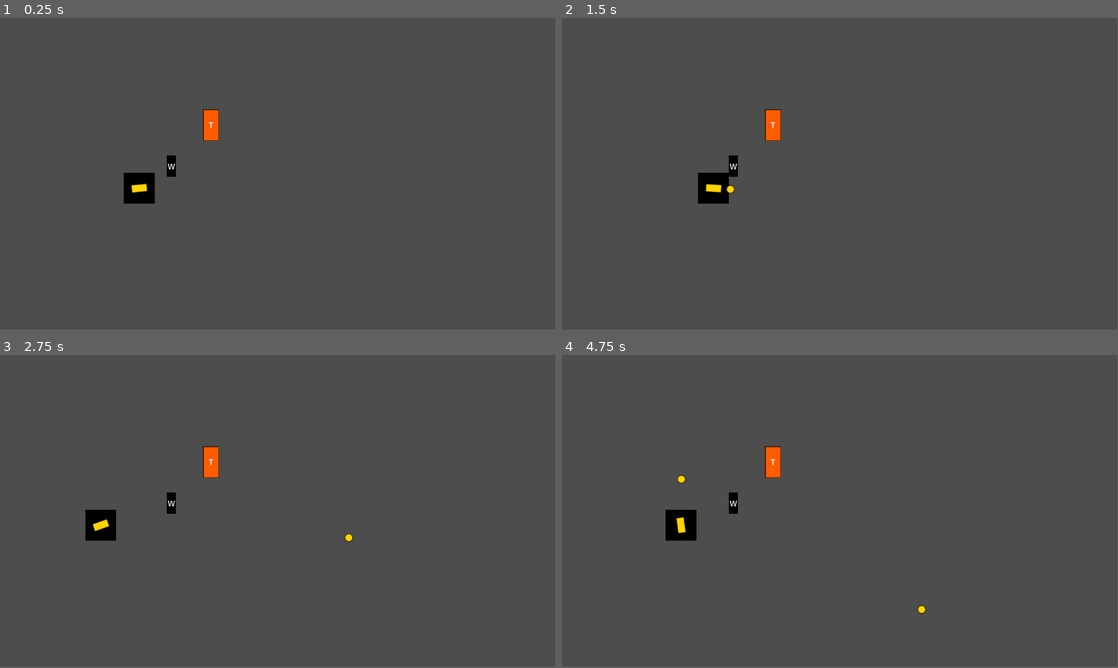
Above: before the commit, frames 1-4 (two rows, left to right).
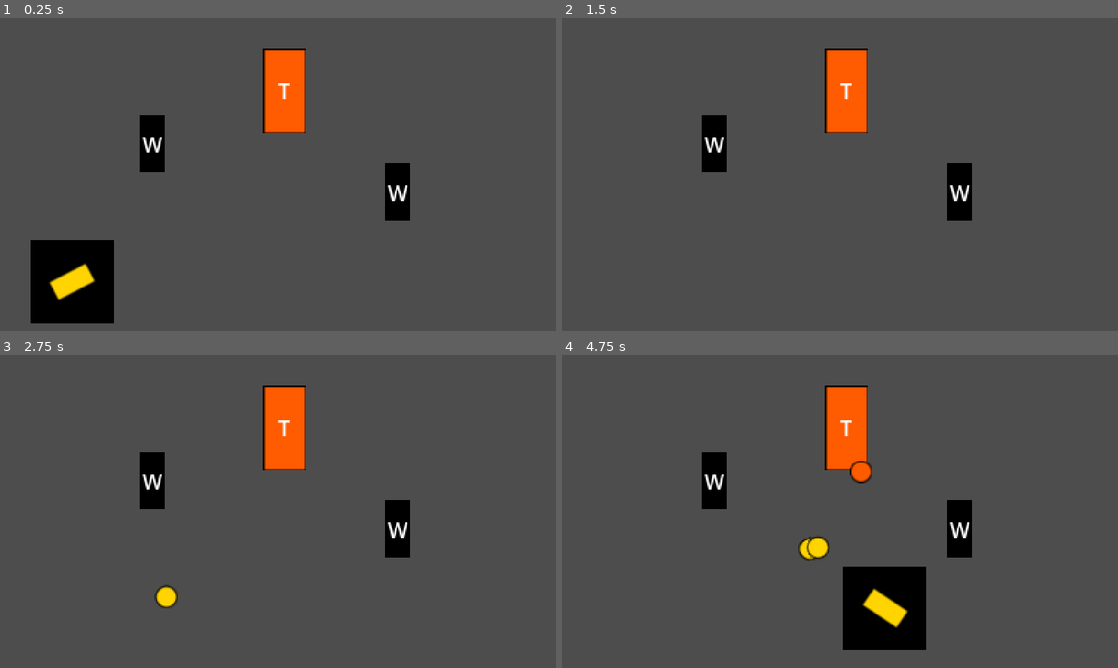
Above: after the commit, the same moments.

Repository: itsjoacor/entregas-ipv-rodriguez-joaquin
Game: Godot game, scene res://Main.tscn
Same seed, same stepped clock (60 frames per second), same inputs: the game is played once before the commit and once after it.
Inputs (mouse positions are in pixels of both pictures, inside the frame that each line leads up to):
- Up to frame 1 (0.25 s): no input
- Up to frame 2 (1.5 s): tap Enter (ui_accept) at 0.5, 0.6, 0.77, 1.07 s; move the mouse to (962, 158) at 0.52 s; hold Right (ui_right) from 0.53 s (still down); move the mouse to (728, 190) at 1.27 s; click (728, 190) at 1.35 s
- Up to frame 3 (2.75 s): tap Enter (ui_accept) at 1.52, 1.55, 1.82, 2.1 s; move the mouse to (333, 442) at 2.02 s; release Right (ui_right) at 2.03 s; hold Left (ui_left) from 2.03 s (still down)
- Up to frame 4 (4.75 s): move the mouse to (812, 574) at 2.77 s; release Left (ui_left) at 2.78 s; hold Right (ui_right) 2.78-4.28 s; click (812, 574) at 2.85 s; tap Enter (ui_accept) at 3.02, 3.05, 3.32, 3.6, 3.77, 4.07, 4.52, 4.55 s; move the mouse to (1006, 558) at 3.52 s; move the mouse to (673, 464) at 4.27 s; hold Left (ui_left) from 4.28 s (still down); click (673, 464) at 4.35 s
In our replay, the window is 799x449 before the commit and 800x451 after it. These sizes can differ from the game's own. Grey fills any space a smaller window leaves; there, only what the larger window draws over its background counts as a difference.

The runs differ from the first frame. In frame 1, 8.7% of the frame differs, in the area x 5-74%, y 9-98%; in frame 2, 4.7%; in frame 3, 4.9%; in frame 4, 9.2%, in the area x 18-74%, y 9-95%.

Commit message:
wip: jump n gravity

Diff:
--- a/entrega-3-rodriguez-joaquin/fullblackboxv3/Main.tscn
+++ b/entrega-3-rodriguez-joaquin/fullblackboxv3/Main.tscn
@@ -1,16 +1,28 @@
-[gd_scene load_steps=4 format=3 uid="uid://cy76sl1rcni0d"]
+[gd_scene load_steps=5 format=3 uid="uid://cy76sl1rcni0d"]
 
 [ext_resource type="PackedScene" uid="uid://cwhneogjpjhgs" path="res://Wall/Wall.tscn" id="1_r0du0"]
 [ext_resource type="PackedScene" uid="uid://cwj3gj2jce84b" path="res://Turret/Turret.tscn" id="2_cm0pq"]
 [ext_resource type="PackedScene" uid="uid://cb733peib1t8f" path="res://Player/player.tscn" id="3_fos0i"]
 
+[sub_resource type="RectangleShape2D" id="RectangleShape2D_r0du0"]
+size = Vector2(429, 8)
+
 [node name="Main" type="Node2D"]
 
 [node name="Player" parent="." instance=ExtResource("3_fos0i")]
-position = Vector2(289, 354)
+position = Vector2(55, 202)
 
 [node name="Turret" parent="." instance=ExtResource("2_cm0pq")]
-position = Vector2(438, 223)
+position = Vector2(218, 56)
 
 [node name="Wall" parent="." instance=ExtResource("1_r0du0")]
-position = Vector2(356, 308)
+position = Vector2(117, 96)
+
+[node name="Wall2" parent="." instance=ExtResource("1_r0du0")]
+position = Vector2(305, 133)
+
+[node name="StaticBody2D" type="StaticBody2D" parent="."]
+
+[node name="CollisionShape2D" type="CollisionShape2D" parent="StaticBody2D"]
+position = Vector2(215.5, 238)
+shape = SubResource("RectangleShape2D_r0du0")
--- a/entrega-3-rodriguez-joaquin/fullblackboxv3/Player/player.gd
+++ b/entrega-3-rodriguez-joaquin/fullblackboxv3/Player/player.gd
@@ -1,5 +1,19 @@
 extends CharacterBody2D
 
-func _physics_process(_delta):
-	velocity = Input.get_vector("ui_left", "ui_right", "ui_up", "ui_down") * 150
+var speed := 120
+var direccion := 0.0
+var jump := 250
+const gravity := 9
+var jump_times := 0
+
+func _physics_process(delta):
+	direccion = Input.get_axis("ui_left", "ui_right")
+	velocity.x = direccion * speed
+
+	if (jump_times < 3) and Input.is_action_just_pressed("ui_accept"):
+		velocity.y -= jump
+		jump_times += 1
+	if is_on_floor():
+		jump_times = 0
+	velocity.y += gravity
 	move_and_slide()
--- a/entrega-3-rodriguez-joaquin/fullblackboxv3/project.godot
+++ b/entrega-3-rodriguez-joaquin/fullblackboxv3/project.godot
@@ -15,6 +15,14 @@
 config/features=PackedStringArray("4.4", "Forward Plus")
 config/icon="res://icon.svg"
 
+[display]
+
+window/size/viewport_width=426
+window/size/viewport_height=240
+window/size/window_width_override=1280
+window/size/window_height_override=720
+window/stretch/mode="viewport"
+
 [input]
 
 shoot_from_gun={
Binary file added: entrega-3-rodriguez-joaquin/fullblackboxv3/assets/space.png
Not shown, added: entrega-3-rodriguez-joaquin/fullblackboxv3/assets/space.png.import
